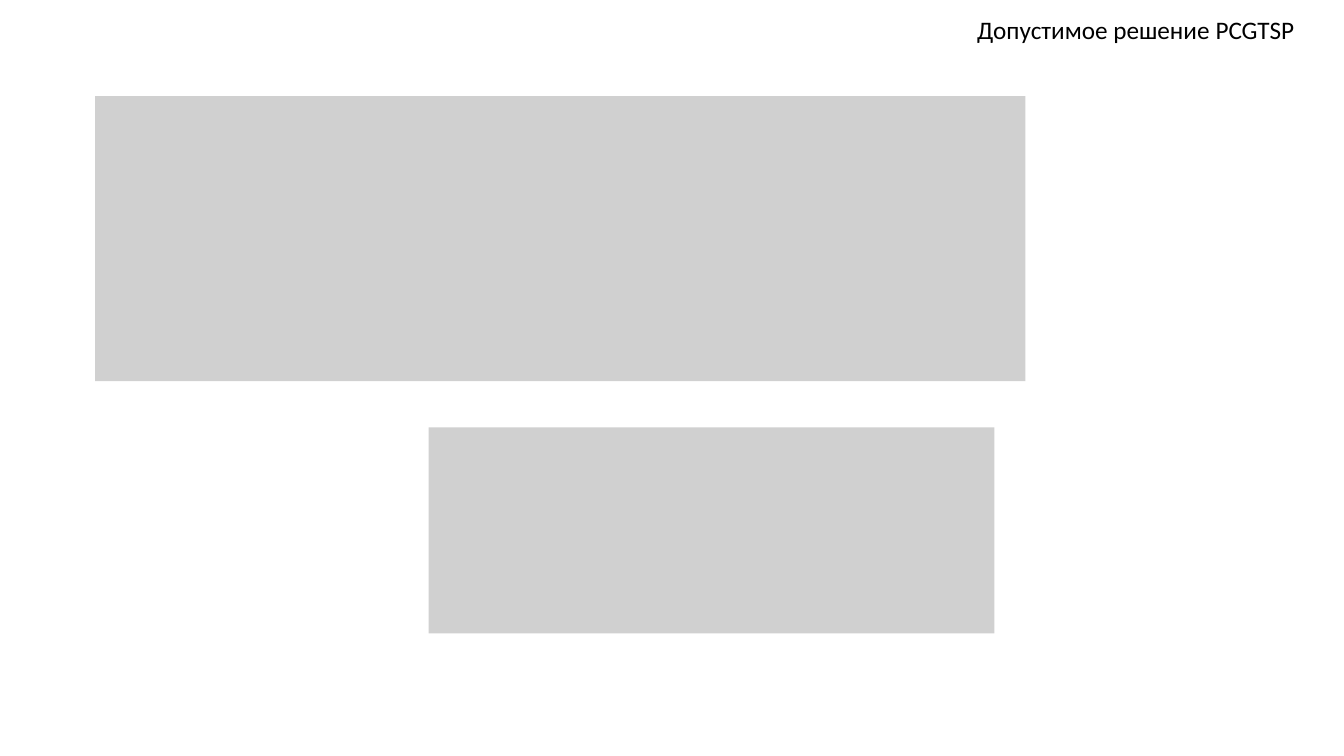
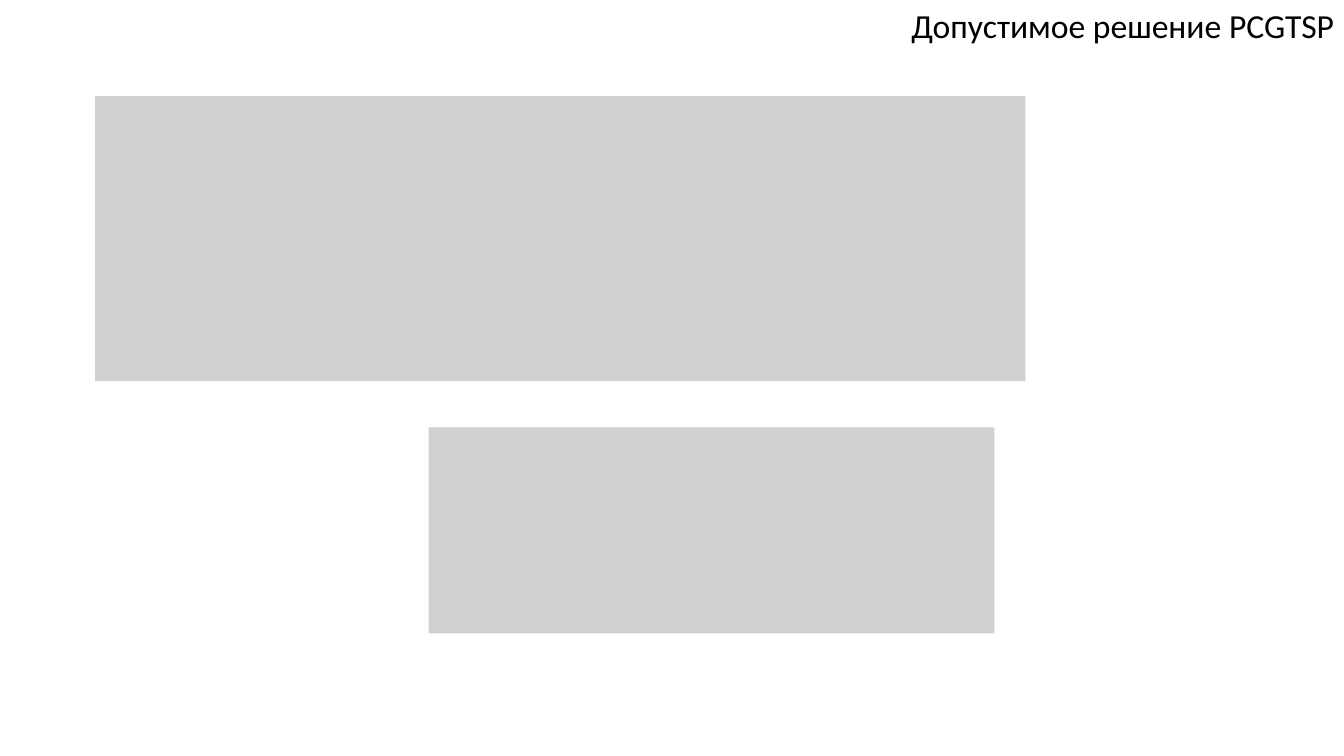
Before and after one commit to ukoloff/these, a slide deck: slide 2 of article/pcgtsp.pptx. Drawn at 1344x756 pixels with LibreOffice and Linux fonts; fonts in the diff are those of the drawing; grey boxes stand for pictures. Boxes give left, top, right and bottom in pixels: in the first picture for what was removed or moved away, otherwise in the second. Text is boxed around its words. In the diff, an @@ line names an element or a change of style, - is before the commit and + after.

```diff
--- a/article/pcgtsp.pptx
+++ b/article/pcgtsp.pptx
@@ text "Допустимое решение PCGTSP": place and size @@
-text "Допустимое решение PCGTSP" at box(977, 22, 1295, 43)
+text "Допустимое решение PCGTSP" at box(911, 16, 1334, 44)
@@ text "Допустимое решение PCGTSP" at box(911, 16, 1334, 44): size 18 to 24 pt; alignment left to right @@
```
Also in this commit, not shown: 7 other slides changed, 1 slide added.
